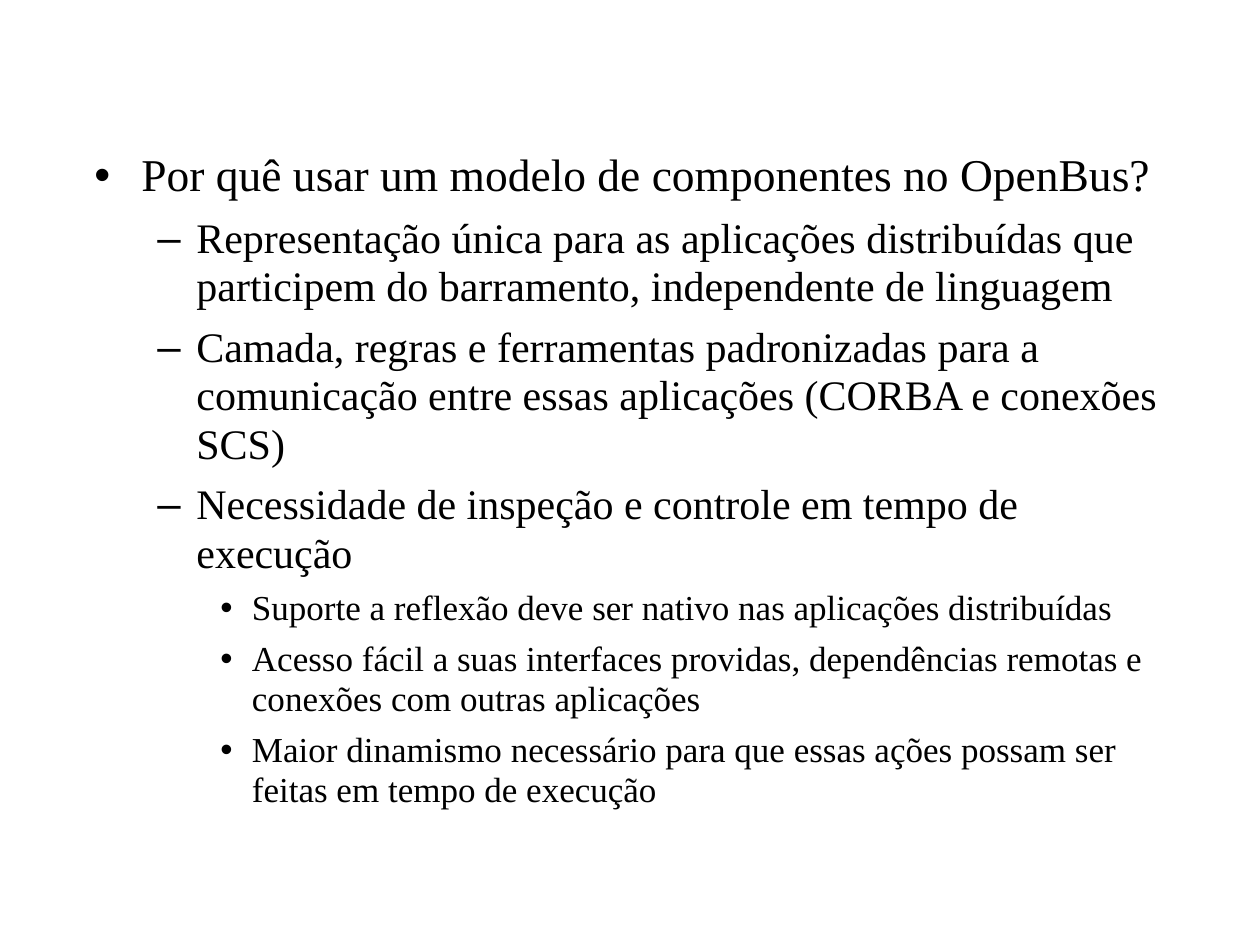
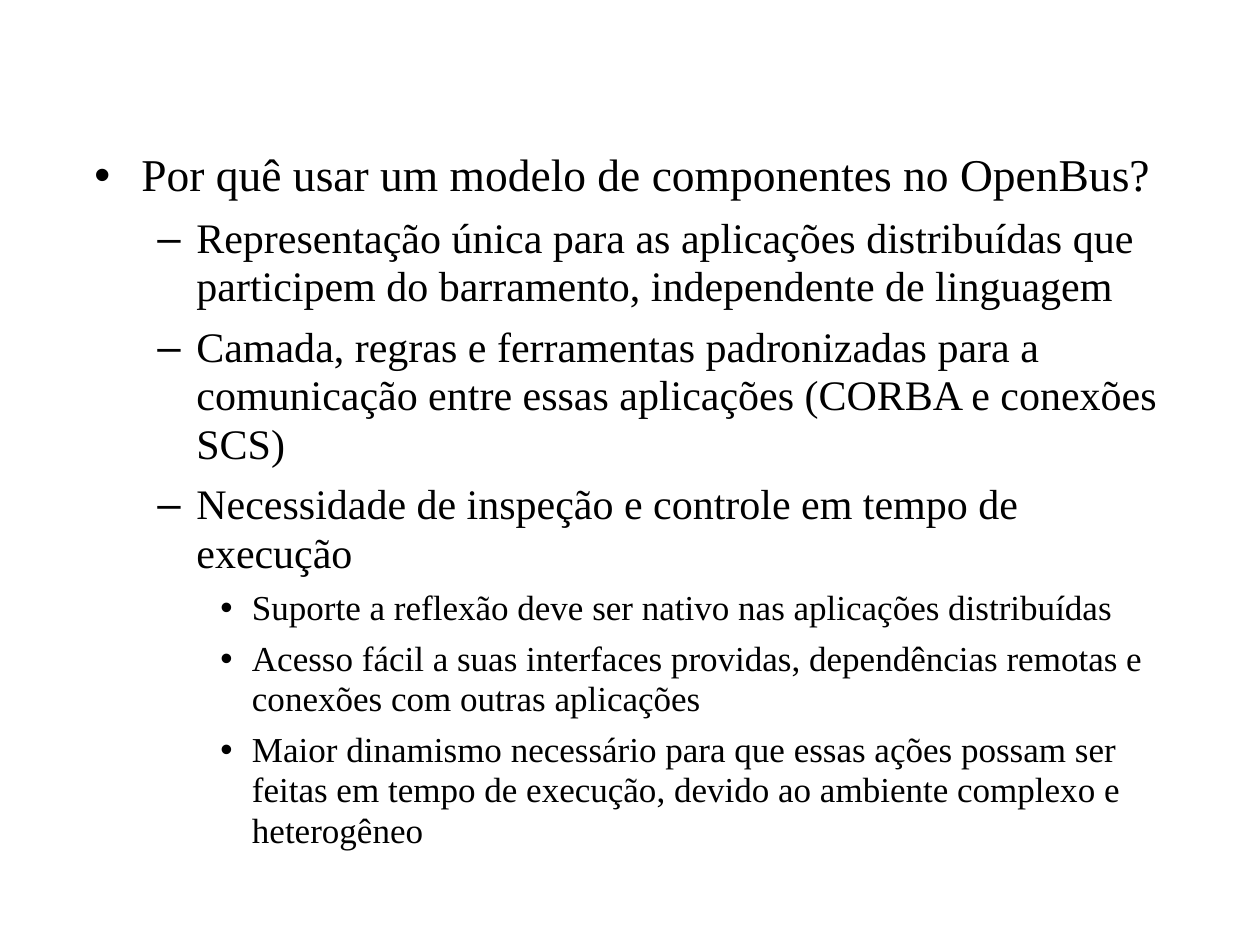
Before and after one commit to amadeubarbosa/openbus-core, a slide deck: slide 3 of docs/cursos/developer/7.SCS.ppt. Drawn at 1260x945 pixels with LibreOffice and Linux fonts; fonts in the diff are those of the drawing; background and template pictures are left out. Boxes give left, top, right and bottom in pixels: in the first picture for what was removed or moved away, otherwise in the second. Text is boxed around its words. In the diff, an @@ line names an element or a change of style, - is before the commit and + after.

```diff
--- a/docs/cursos/developer/7.SCS.ppt
+++ b/docs/cursos/developer/7.SCS.ppt
@@ text at bbox=[252, 737, 1120, 850]: text changed @@
-    • Maior dinamismo necessário para que essas ações possam ser feitas em tempo de execução
+    • Maior dinamismo necessário para que essas ações possam ser feitas em tempo de execução, devido ao ambiente complexo e heterogêneo
```
Also in this commit, not shown: 9 other slides changed, 17 slides added, 2 slides removed, 36 other files.
